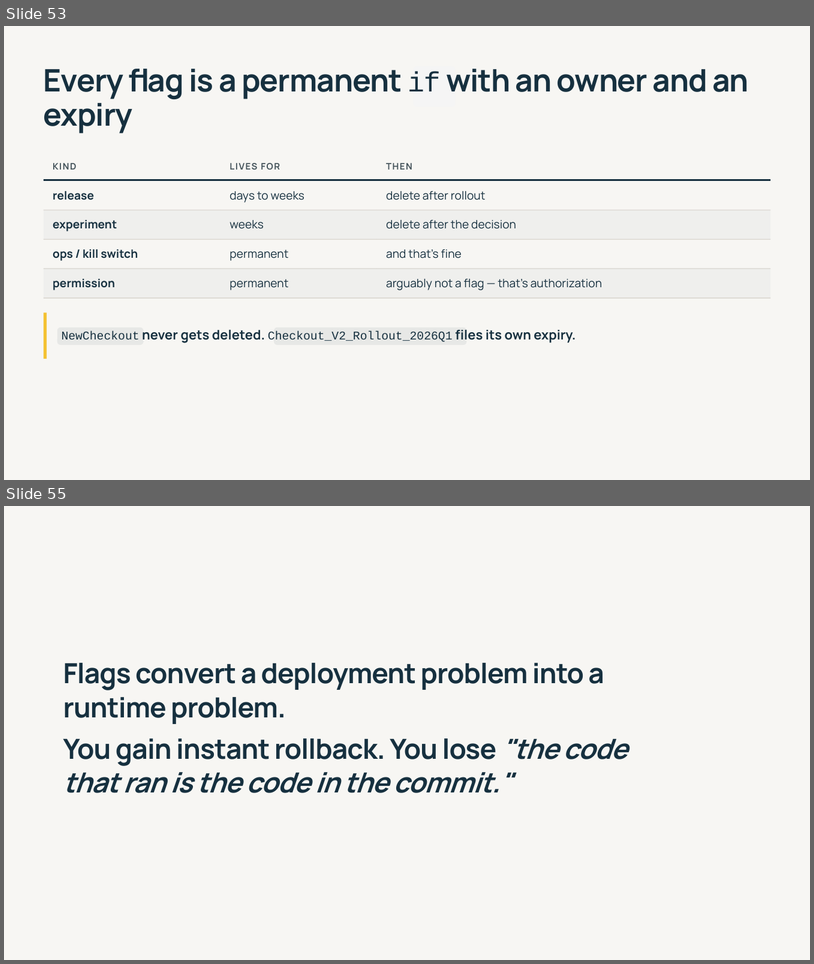
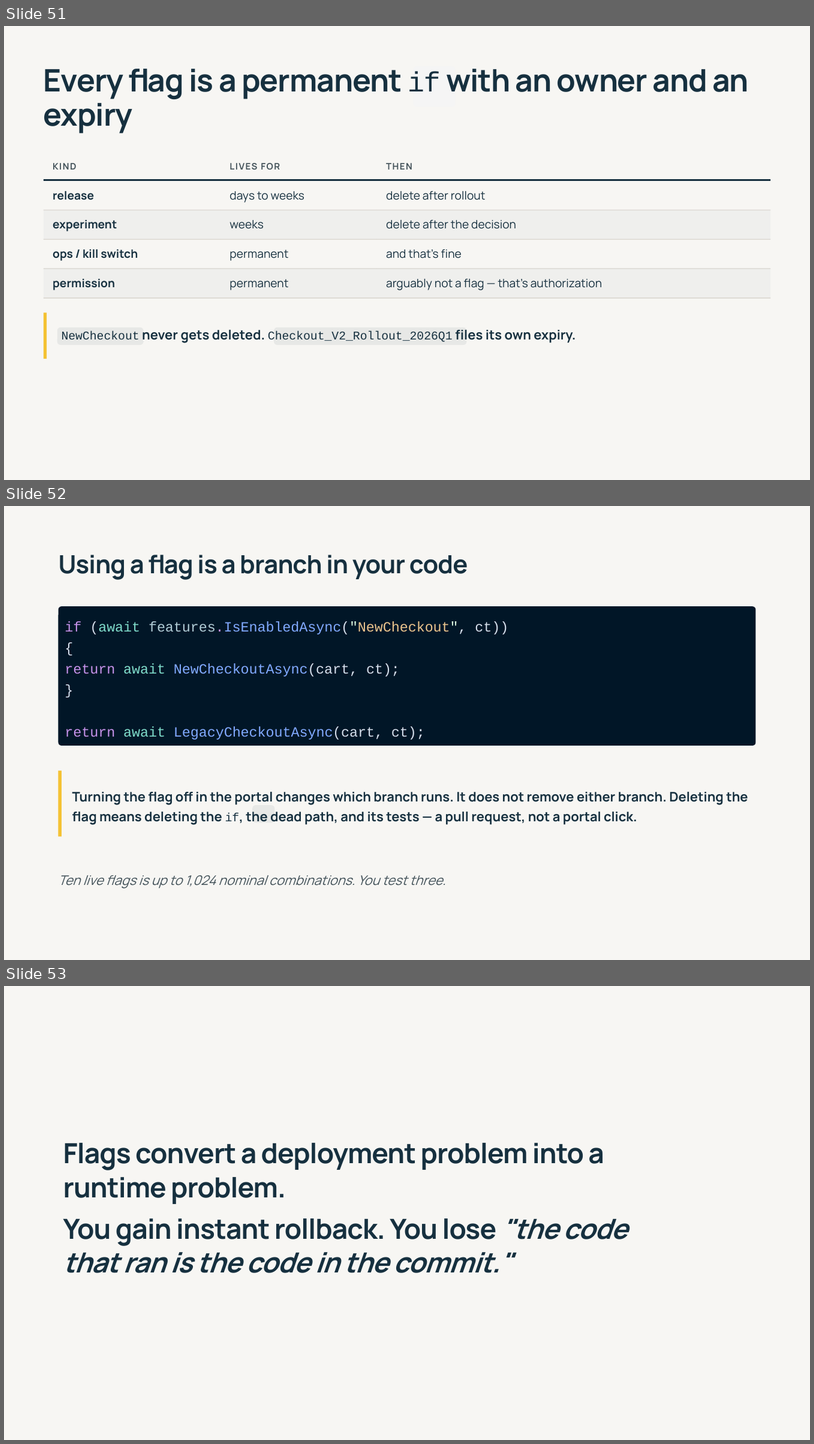
Before and after one commit to 1kevgriff/modern-dotnet-configuration, a slide deck: slides/modern-dotnet-configuration.pptx. Shown one above the other, each under a label of ours: slides 53 and 55 before the commit, slides 51, 52 and 53 after it; the slides between them are not shown. The pictures are 814x964 and 814x1444 pixels, drawn with LibreOffice and Linux fonts; fonts in the diff are those of the drawing. Boxes give left, top, right and bottom in pixels: in the first picture for what was removed or moved away, otherwise in the second. Text is boxed around its words. In the diff, an @@ line names an element or a change of style, - is before the commit and + after.

```diff
--- a/slides/modern-dotnet-configuration.pptx
+++ b/slides/modern-dotnet-configuration.pptx
@@ slide 52 added at [4, 506, 810, 960], background #FFFFFF @@
@@ rectangle added at [4, 506, 810, 960], fill #F7F6F3 @@
@@ text added at [59, 555, 468, 580], 22.8 pt, text #16303F, bold @@
+Using a flag is a branch in your code
@@ rounded rectangle added at [59, 606, 756, 745], fill #011627 @@
@@ text added at [65, 621, 509, 739], 12.8 pt, text #82AAFF @@
+if (await features.IsEnabledAsync("NewCheckout", ct))
+{
+return await NewCheckoutAsync(cart, ct);
+}
+return await LegacyCheckoutAsync(cart, ct);
@@ rectangle added at [59, 771, 62, 836], fill #F4C233 @@
@@ text added at [72, 792, 748, 825], 12 pt, text #16303F, bold @@
+Turning the flag off in the portal changes which branch runs. It does not remove either branch. Deleting the flag means deleting the if, the dead path, and its tests — a pull request, not a portal click.
@@ rounded rectangle added at [253, 805, 275, 822], fill #16303F at 7% opacity @@
@@ text added at [58, 875, 446, 888], 12 pt, text #44535A, italic @@
+Ten live flags is up to 1,024 nominal combinations. You test three.
@@ what was slide 53 is now slide 51 @@
@@ what was slide 55 is now slide 53 @@
```
Also in this commit, not shown: 11 slides changed, 2 other slides added, 7 slides removed, 3 other files.
